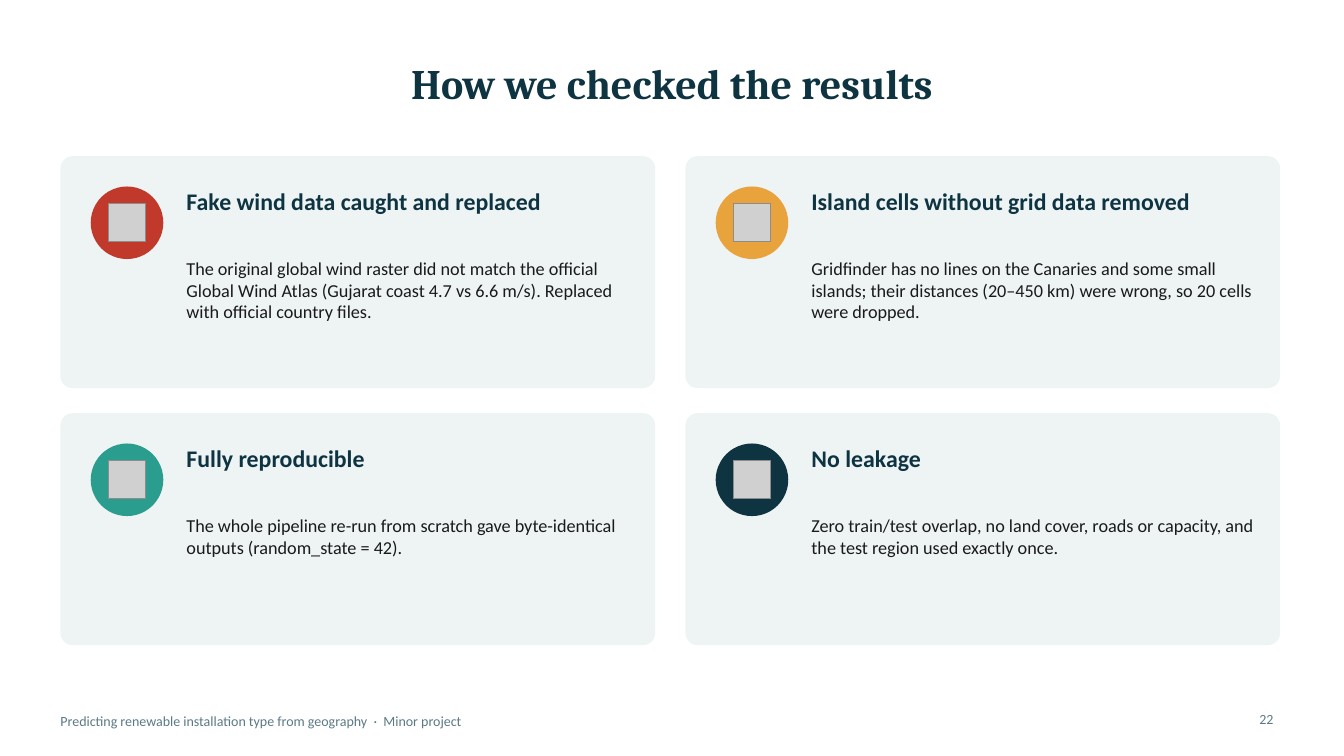
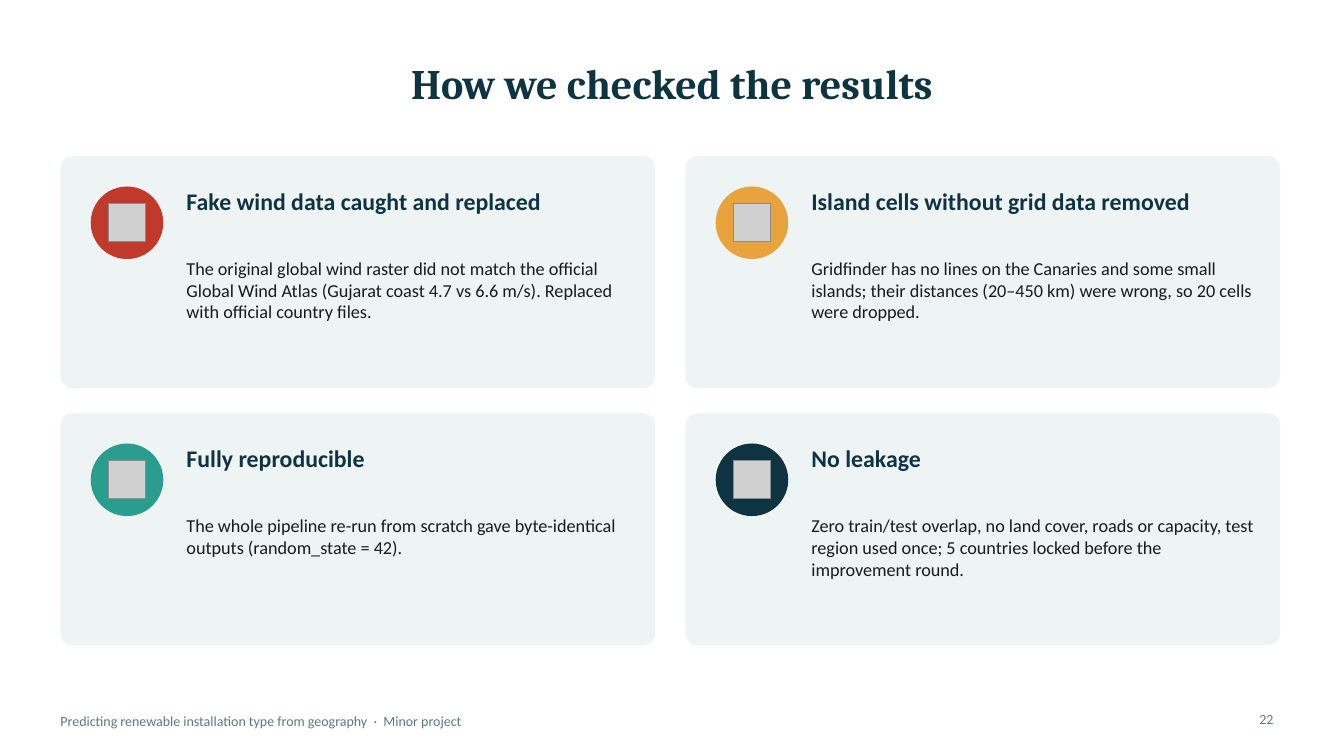
Before and after one commit to AshutoshSinghJ/renewable-siting-ml, a slide deck: slide 22 of outputs/Project_Presentation.pptx. Drawn at 1344x756 pixels with LibreOffice and Linux fonts; fonts in the diff are those of the drawing; grey boxes stand for pictures. Boxes give left, top, right and bottom in pixels: in the first picture for what was removed or moved away, otherwise in the second. Text is boxed around its words. In the diff, an @@ line names an element or a change of style, - is before the commit and + after.

```diff
--- a/outputs/Project_Presentation.pptx
+++ b/outputs/Project_Presentation.pptx
@@ text at [811, 519, 1253, 579]: text changed @@
-Zero train/test overlap, no land cover, roads or capacity, and the test region used exactly once.
+Zero train/test overlap, no land cover, roads or capacity, test region used once; 5 countries locked before the improvement round.
```
Also in this commit, not shown: 4 other slides changed, 3 other files.
